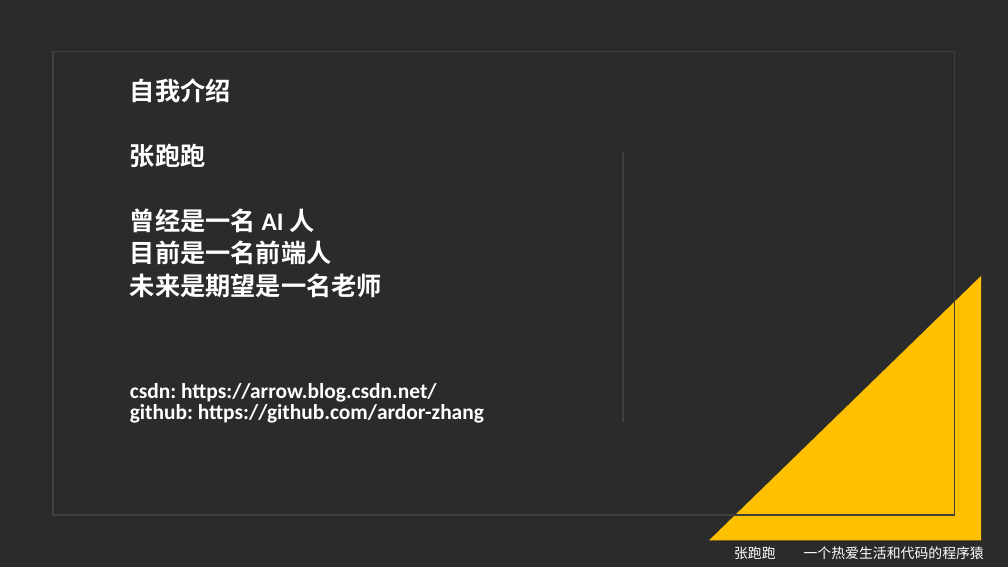
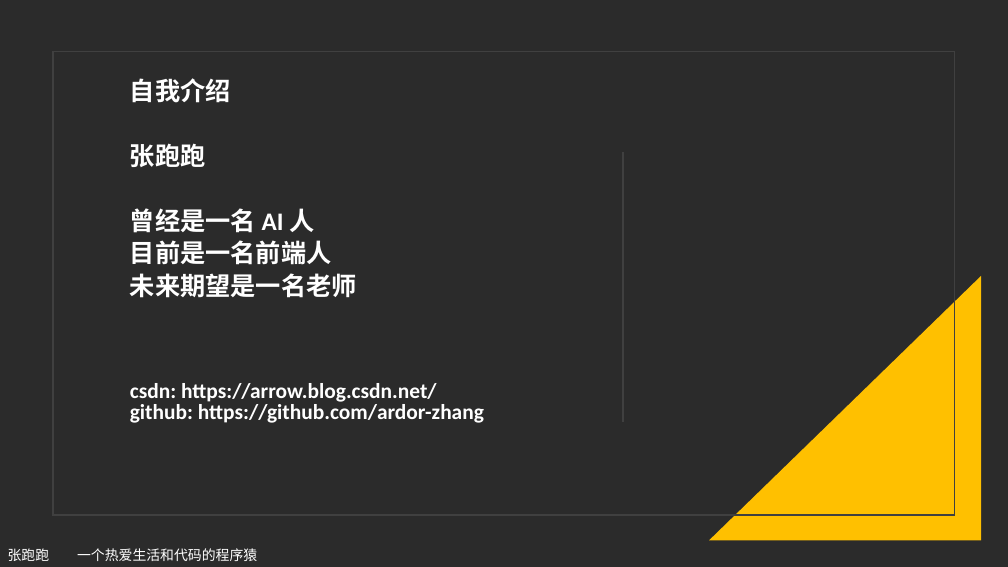
Before and after one commit to iyuangang/web-study-record, a slide deck: slide 2 of Vue/Vue3.2-released/vue3.2详细教程.pptx. Drawn at 1008x567 pixels with LibreOffice and Linux fonts; fonts in the diff are those of the drawing; background and template pictures are left out; a plain dark background stands for a picture behind light text. Boxes give left, top, right and bottom in pixels: in the first picture for what was removed or moved away, otherwise in the second. Text is boxed around its words. In the diff, an @@ line names an element or a change of style, - is before the commit and + after.

```diff
--- a/Vue/Vue3.2-released/vue3.2详细教程.pptx
+++ b/Vue/Vue3.2-released/vue3.2详细教程.pptx
@@ subtitle at (130, 273, 357, 298): text changed @@
-  未来是期望是一名老师
+  未来期望是一名老师
@@ text "张跑跑 一个热爱生活和代码的程序猿": place and size @@
-text "张跑跑 一个热爱生活和代码的程序猿" at (734, 546, 984, 559)
+text "张跑跑 一个热爱生活和代码的程序猿" at (8, 548, 257, 561)
```
Also in this commit, not shown: 7 other slides changed, 9 slides added, 9 other files.
